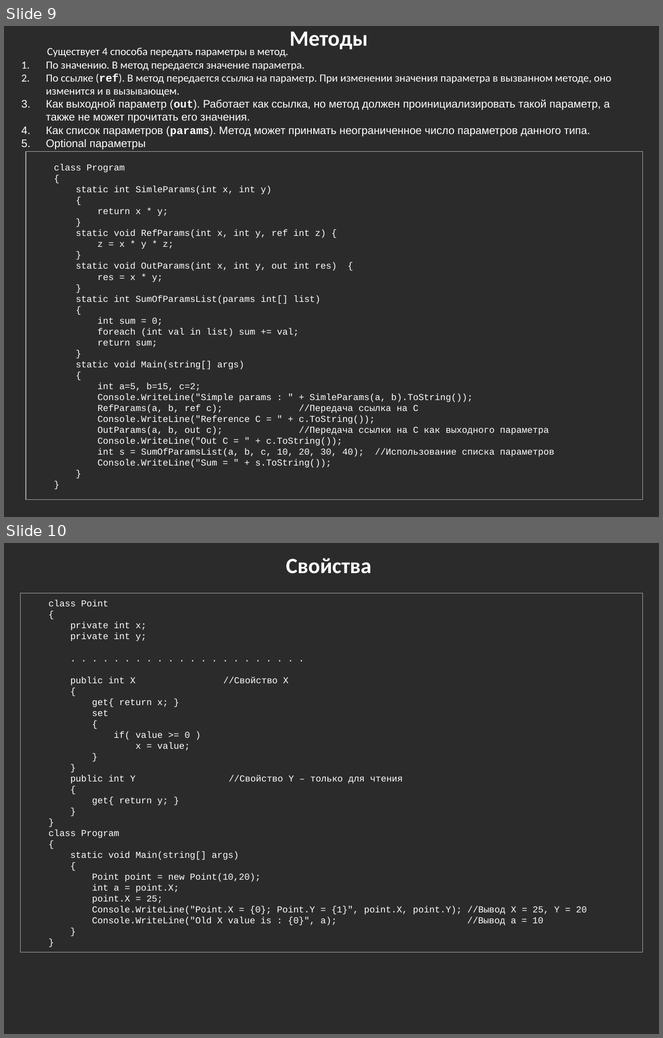
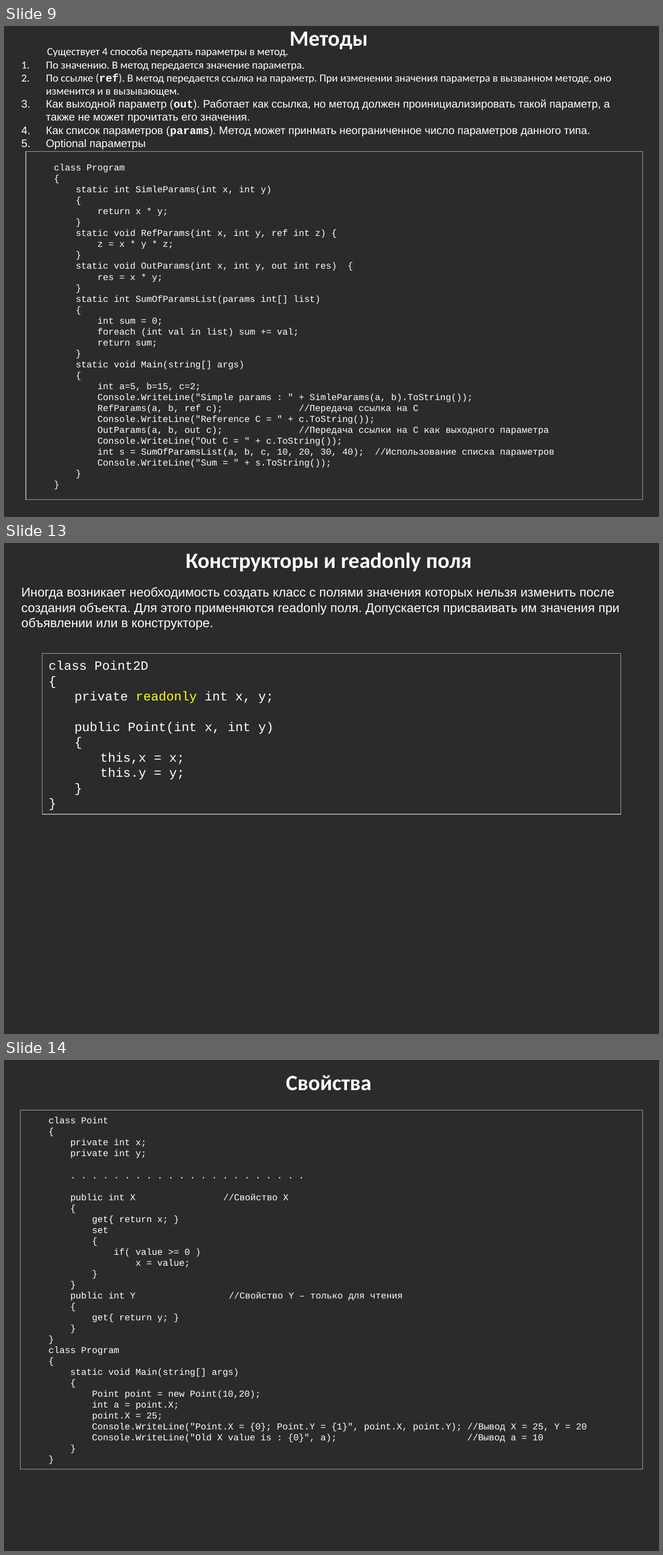
Before and after one commit to bazile/Training, a slide deck: Presentation/lesson-02-oop.pptx. Shown one above the other, each under a label of ours: slides 9 and 10 before the commit, slides 9, 13 and 14 after it; the slides between them are not shown. The pictures are 663x1038 and 663x1555 pixels, drawn with LibreOffice and Linux fonts; fonts in the diff are those of the drawing; background and template pictures are left out; a plain dark background stands for a picture behind light text. Boxes give left, top, right and bottom in pixels: in the first picture for what was removed or moved away, otherwise in the second. Text is boxed around its words. In the diff, an @@ line names an element or a change of style, - is before the commit and + after.

```diff
--- a/Presentation/lesson-02-oop.pptx
+++ b/Presentation/lesson-02-oop.pptx
@@ slide 13 added at (4,543,659,1034), background picture (left out) @@
@@ text added at (186,552,472,572), 24 pt, text #FFFFFF, bold @@
+Конструкторы и readonly поля
@@ text added at (21,587,620,630), 14 pt, text #FFFFFF @@
+Иногда возникает необходимость создать класс с полями значения которых нельзя изменить после создания объекта. Для этого применяются readonly поля. Допускается присваивать им значения при объявлении или в конструкторе.
@@ rectangle added at (42,654,621,815), outline #A6A6A6 0.75 pt, 14 pt, text #FFFFFF @@
+class Point2D
+{
+private readonly int x, y;
+public Point(int x, int y)
+{
+this,x = x;
+this.y = y;
+}
+}
@@ what was slide 10 is now slide 14 @@
```
Also in this commit, not shown: 5 slides changed, 4 other slides added, 1 other file.
